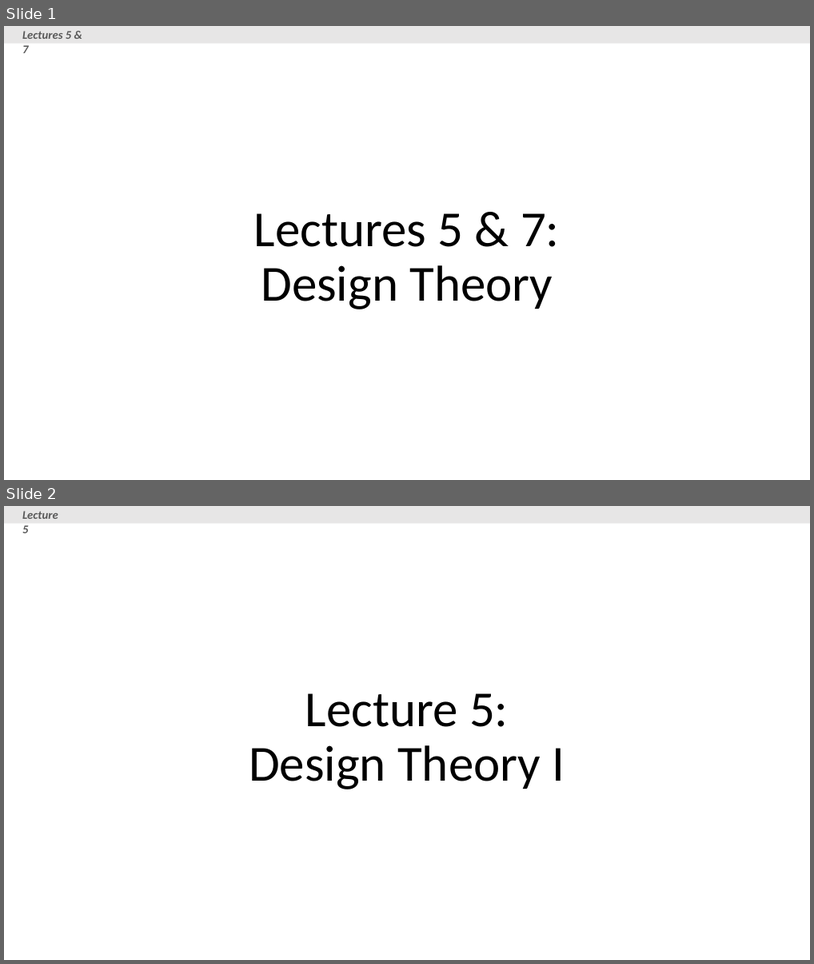
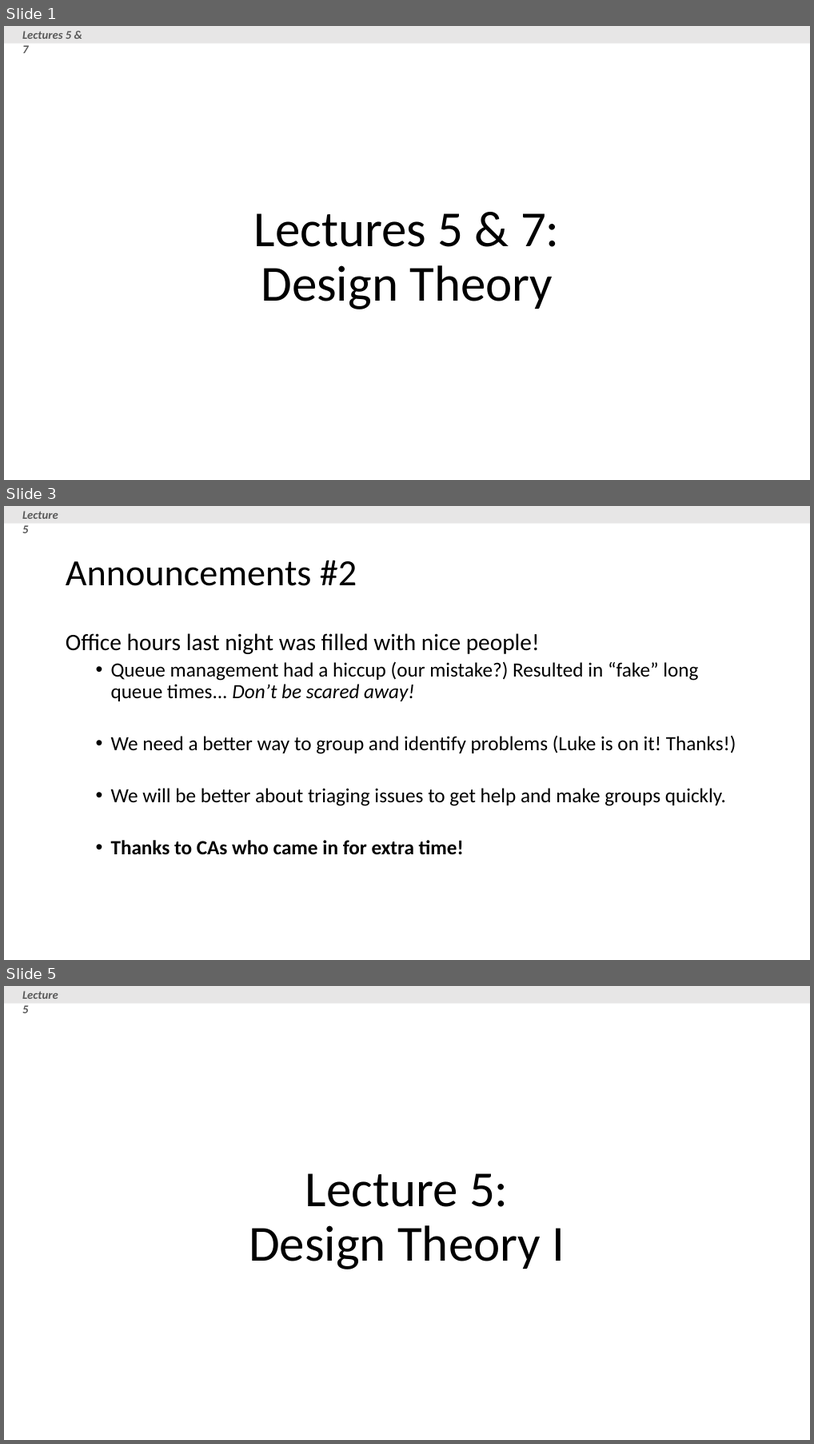
Before and after one commit to XIEQ/cs145-notebooks, a slide deck: lecture-5-7/Lecture_5_7_DB_Design.pptx. Shown one above the other, each under a label of ours: slides 1 and 2 before the commit, slides 1, 3 and 5 after it; the slides between them are not shown. The pictures are 814x964 and 814x1444 pixels, drawn with LibreOffice and Linux fonts; fonts in the diff are those of the drawing. Boxes give left, top, right and bottom in pixels: in the first picture for what was removed or moved away, otherwise in the second. Text is boxed around its words. In the diff, an @@ line names an element or a change of style, - is before the commit and + after.

```diff
--- a/lecture-5-7/Lecture_5_7_DB_Design.pptx
+++ b/lecture-5-7/Lecture_5_7_DB_Design.pptx
@@ slide 3 added at (4,506,810,960), background #FFFFFF @@
@@ rectangle added at (4,506,810,524), fill #E7E6E6 @@
@@ text added at (22,511,58,533), 14 pt, text #595959, bold, italic @@
+Lecture 5
@@ title added at (66,560,357,586), 44 pt, text #000000 @@
+Announcements #2
@@ text added at (66,633,737,855), 24 pt, text #000000 @@
+Office hours last night was filled with nice people!
+  • Queue management had a hiccup (our mistake?) Resulted in “fake” long queue times... Don’t be scared away!
+  • We need a better way to group and identify problems (Luke is on it! Thanks!)
+  • We will be better about triaging issues to get help and make groups quickly.
+  • Thanks to CAs who came in for extra time!
@@ what was slide 2 is now slide 5 @@
```
Also in this commit, not shown: 13 slides changed, 3 other slides added, 1 slide removed, 7 other files.
